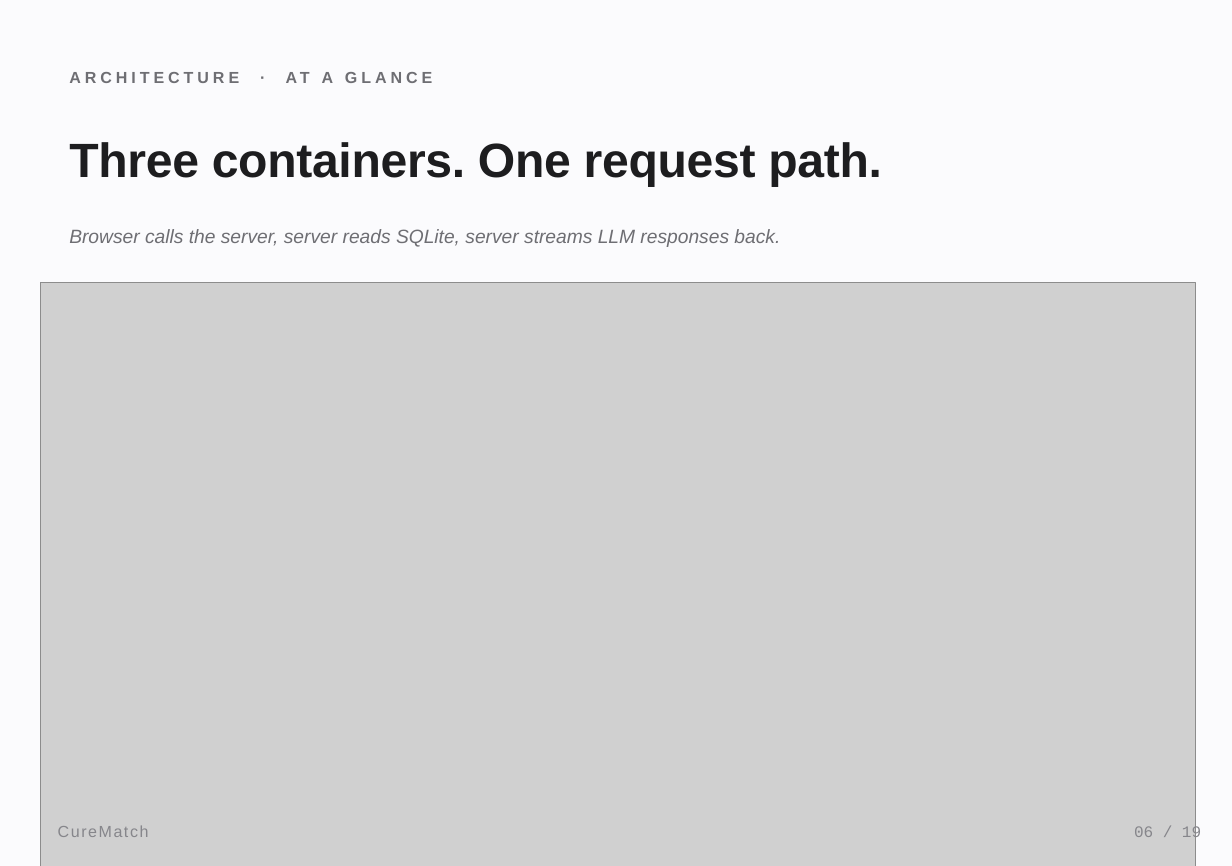
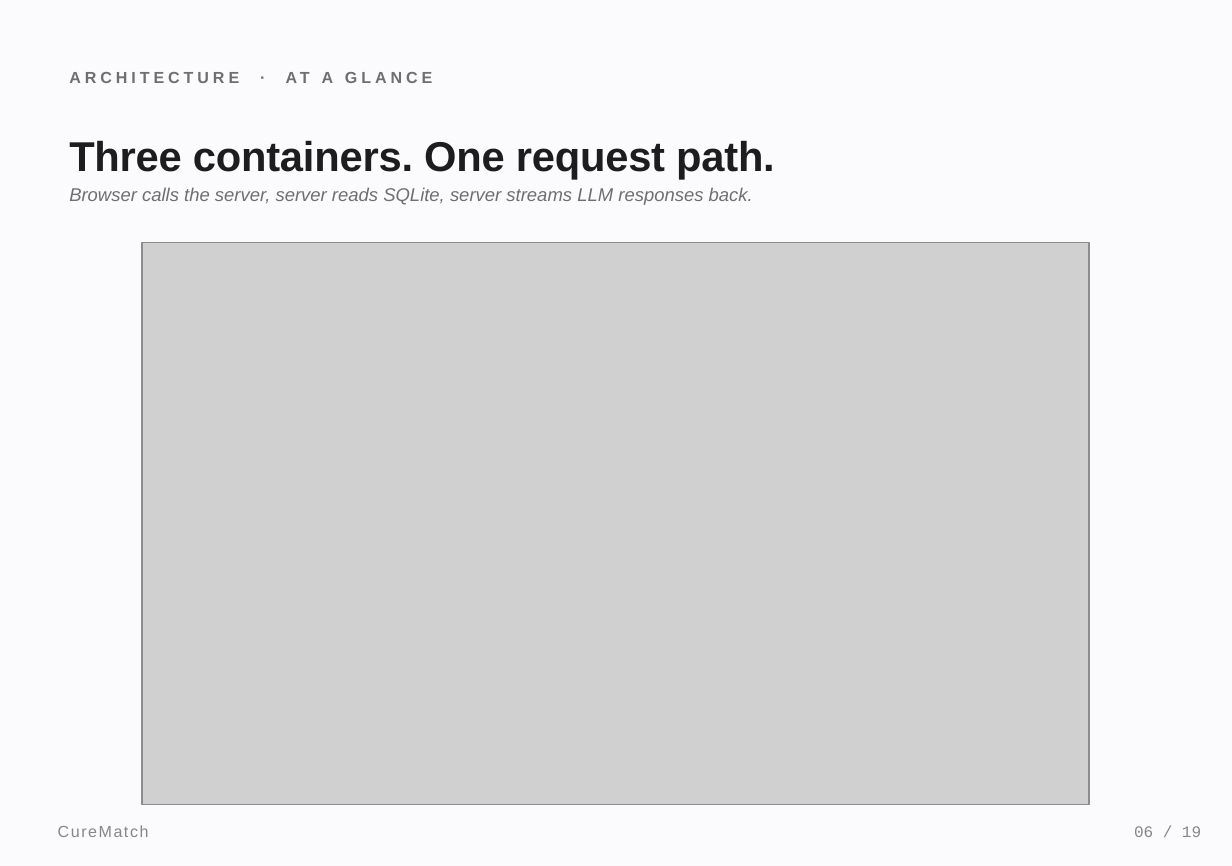
Before and after one commit to meetgajjarx07/curematch, a slide deck: slide 6 of CureMatch_Presentation.pptx. Drawn at 1232x866 pixels with LibreOffice and Linux fonts; fonts in the diff are those of the drawing; grey boxes stand for pictures. Boxes give left, top, right and bottom in pixels: in the first picture for what was removed or moved away, otherwise in the second. Text is boxed around its words. In the diff, an @@ line names an element or a change of style, - is before the commit and + after.

Commit message:
fix architecture slide — resize diagram to fit above footer
Cause: diagram canvas is 18:10.5 aspect; embedded at width=10 it
overflowed past the 7.5" slide height and clipped the build-time
pipeline row.

Fix:
  • Redesigned diagram with external services in their own top band
    (no title collision inside the PNG)
  • Shrunk slide title + subtitle
  • Embed image at width=8.2 centered horizontally (height=4.78")
    — bottom lands at 6.88", above footer at 7.08"

```diff
--- a/CureMatch_Presentation.pptx
+++ b/CureMatch_Presentation.pptx
@@ text "Three containers. One request path." at <box>69,140,775,179</box>: size 30 to 26 pt @@
@@ text "Browser calls the server, server ...": place and size @@
-text "Browser calls the server, server ..." at <box>69,229,780,247</box>
+text "Browser calls the server, server ..." at <box>69,187,753,205</box>
@@ text "Browser calls the server, server ..." at <box>69,187,753,205</box>: size 12 to 11.5 pt @@
@@ picture: place and size @@
-picture at <box>40,283,1195,866</box>
+picture at <box>142,242,1089,805</box>
```
Also in this commit, not shown: 3 other files.
